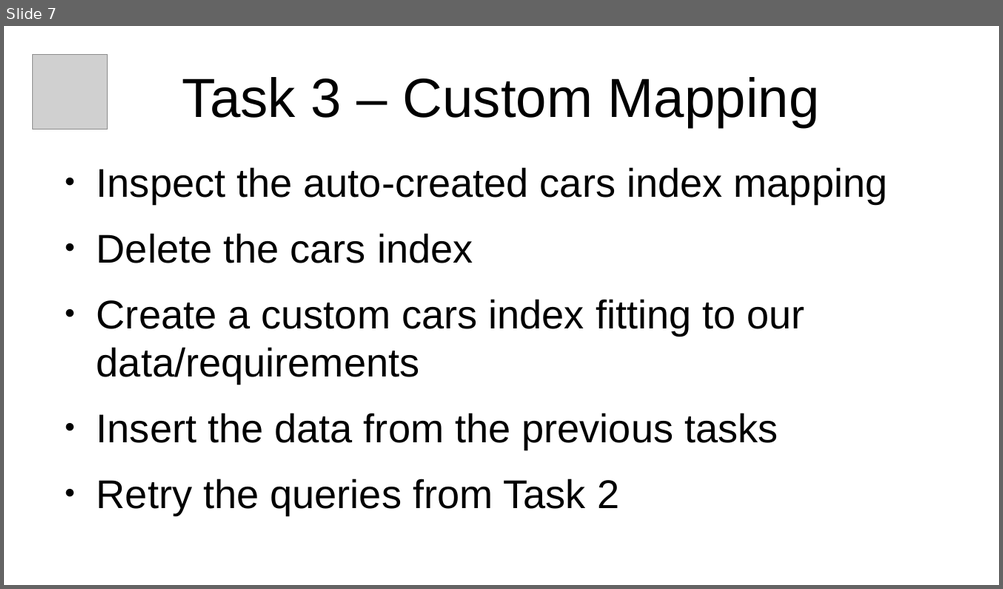
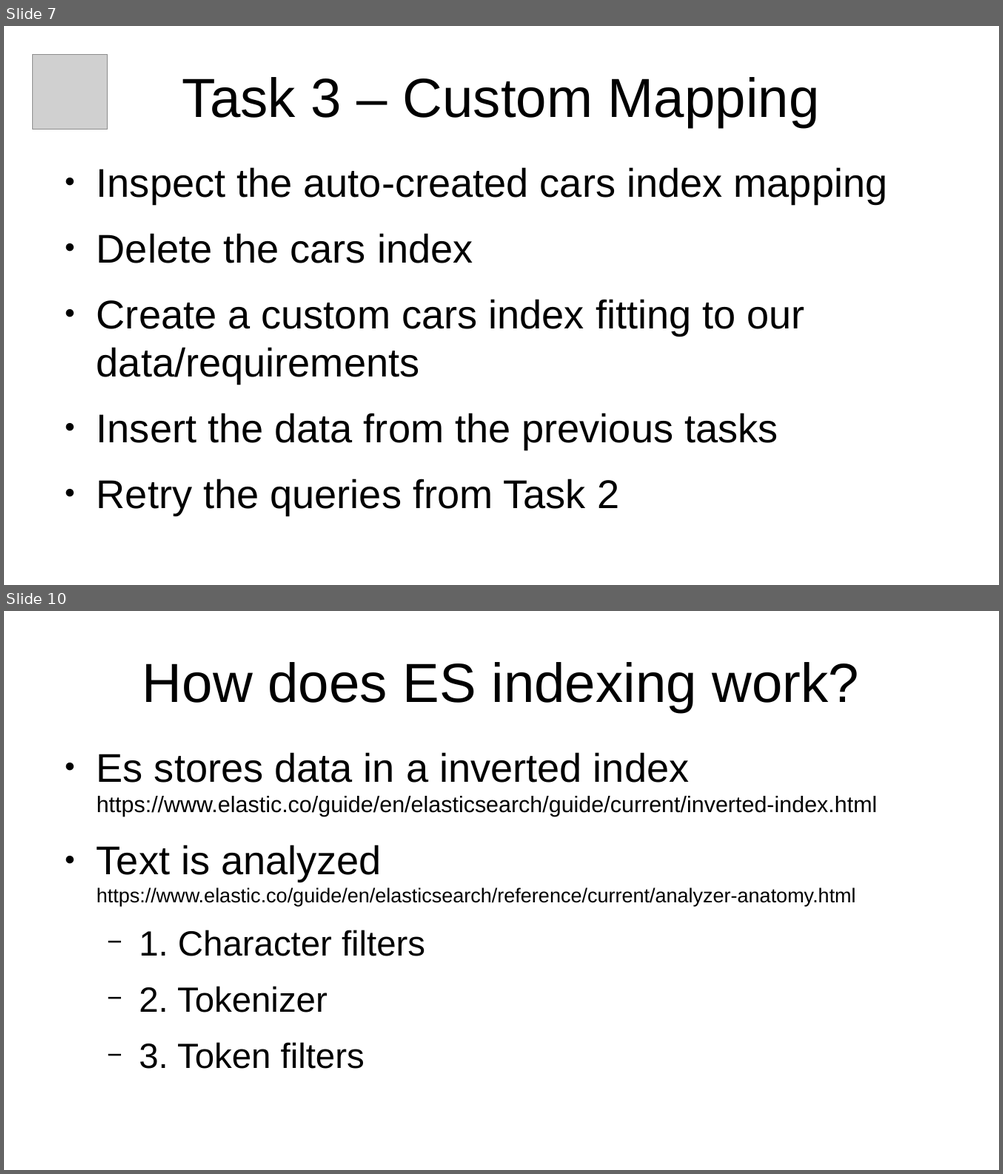
Before and after one commit to xtermi2/elasticsearch_training, a slide deck: elasticsearch_101_v2.odp. Shown one above the other, each under a label of ours: slide 7 before the commit, slides 7 and 10 after it; the slides between them are not shown. The pictures are 1003x589 and 1003x1174 pixels, drawn with LibreOffice and Linux fonts; fonts in the diff are those of the drawing; grey boxes stand for pictures. Boxes give left, top, right and bottom in pixels: in the first picture for what was removed or moved away, otherwise in the second. Text is boxed around its words. In the diff, an @@ line names an element or a change of style, - is before the commit and + after.

```diff
--- a/elasticsearch_101_v2.odp
+++ b/elasticsearch_101_v2.odp
@@ slide 10 added at box(4, 611, 999, 1170), background #FFFFFF @@
@@ title added at box(142, 662, 859, 712), 44 pt, text #000000 @@
+How does ES indexing work?
@@ text added at box(96, 752, 877, 1069), 16 pt, text #000000 @@
+● Es stores data in a inverted index https://www.elastic.co/guide/en/elasticsearch/guide/current/inverted-index.html
+● Text is analyzed https://www.elastic.co/guide/en/elasticsearch/reference/current/analyzer-anatomy.html
+  − 1. Character filters
+  − 2. Tokenizer
+  − 3. Token filters
```
Also in this commit, not shown: 3 slides changed, 2 other slides added, 2 other files.
